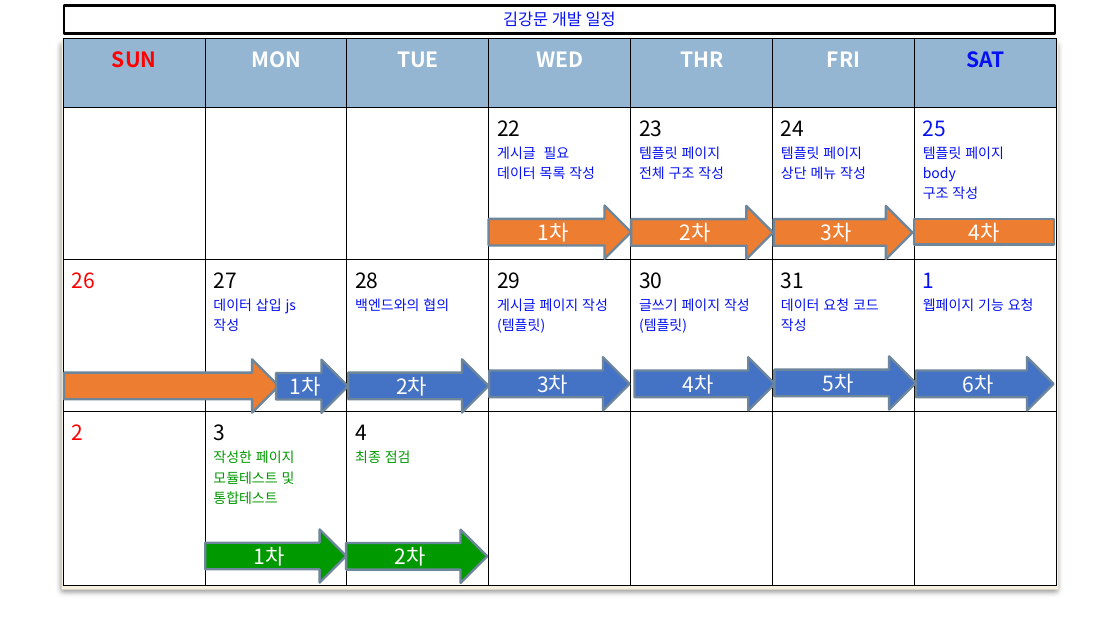
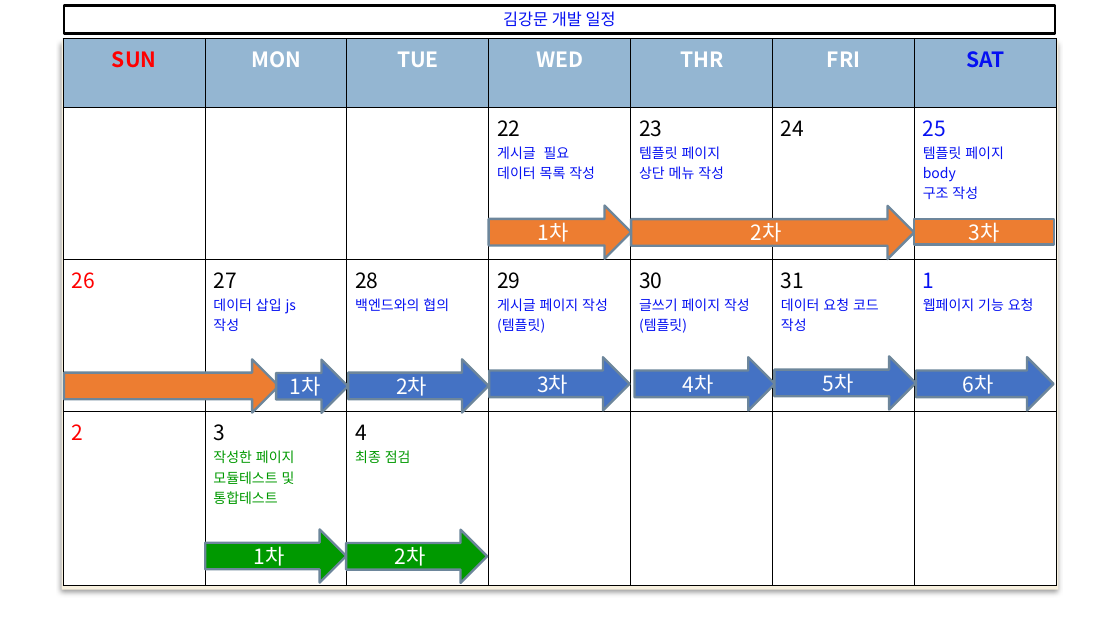
Before and after one commit to web5-kimgangmoon/teamproject_cloneCoding-Kim-Lee-Son-, a slide deck: slide 21 of 스케줄표.pptx. Drawn at 1120x630 pixels with LibreOffice and Linux fonts; fonts in the diff are those of the drawing; background and template pictures are left out. Boxes give left, top, right and bottom in pixels: in the first picture for what was removed or moved away, otherwise in the second. Text is boxed around its words. In the diff, an @@ line names an element or a change of style, - is before the commit and + after.

```diff
--- a/스케줄표.pptx
+++ b/스케줄표.pptx
@@ table at [63,39,1057,585] @@
-row 2, column 5: 23 / 템플릿 페이지 / 전체 구조 작성
+row 2, column 5: 23 / 템플릿 페이지 / 상단 메뉴 작성
-row 2, column 6: 24 / 템플릿 페이지 / 상단 메뉴 작성
+row 2, column 6: 24
@@ right arrow "2차": place and size @@
-right arrow "2차" at [631,206,773,259]
+right arrow "2차" at [631,206,914,259]
@@ right arrow removed at [774,206,912,259] @@
-3차
@@ text in rectangle at [969,219,1000,245]: text changed @@
-4차
+3차
```
Also in this commit, not shown: 1 other slide changed, 1 other file.
